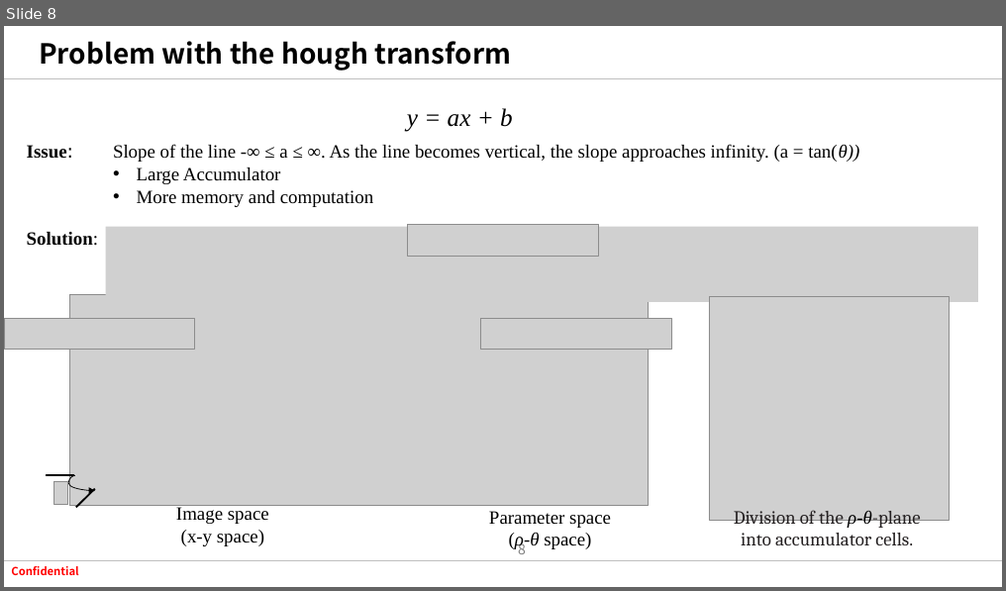
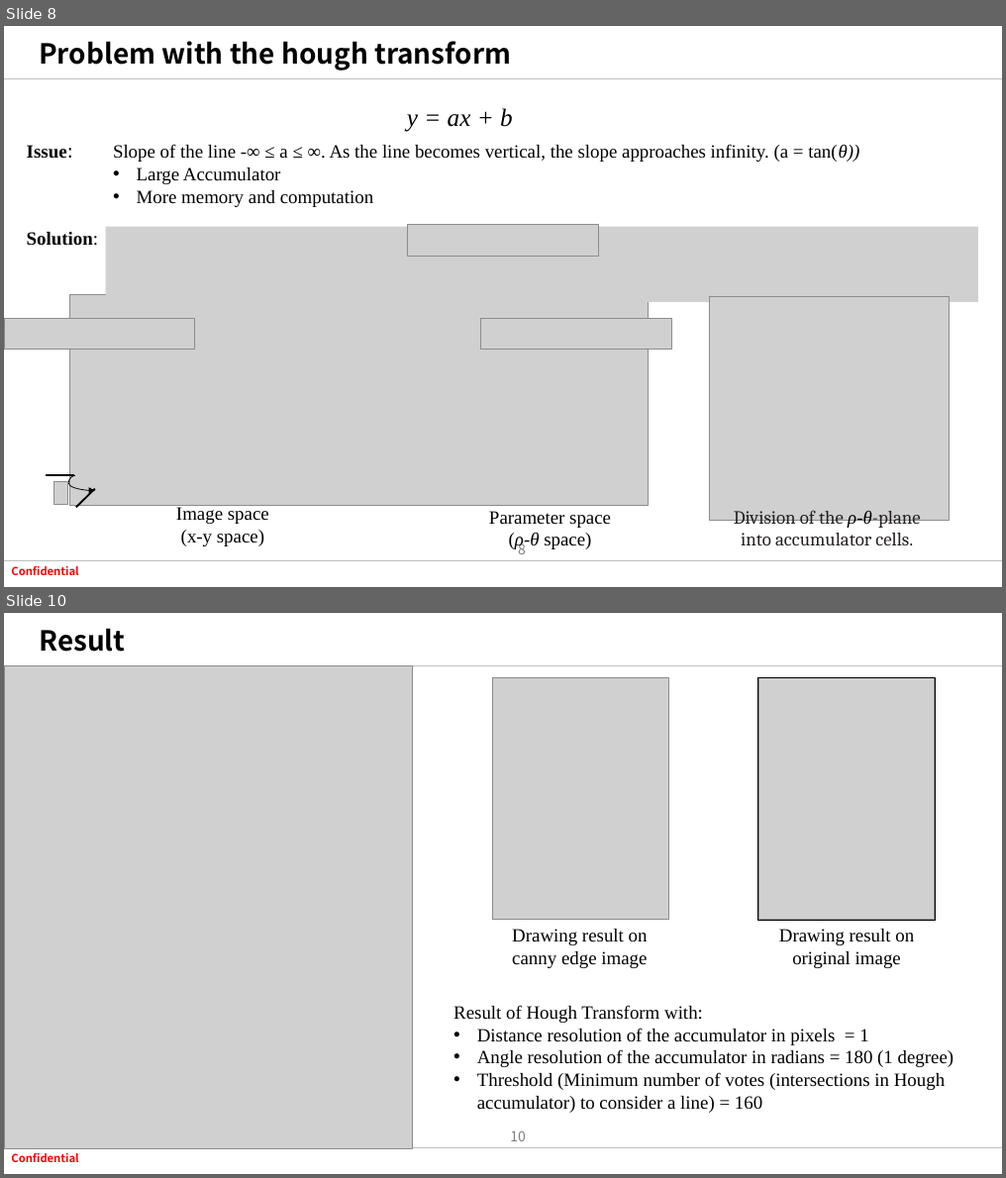
Before and after one commit to tuananh020400/FresherXavisTech, a slide deck: Document/SlideWeek6/HoughTransform.pptx. Shown one above the other, each under a label of ours: slide 8 before the commit, slides 8 and 10 after it; the slides between them are not shown. The pictures are 1006x591 and 1006x1178 pixels, drawn with LibreOffice and Linux fonts; fonts in the diff are those of the drawing; grey boxes stand for pictures; background and template pictures are left out. Boxes give left, top, right and bottom in pixels: in the first picture for what was removed or moved away, otherwise in the second. Text is boxed around its words. In the diff, an @@ line names an element or a change of style, - is before the commit and + after.

```diff
--- a/Document/SlideWeek6/HoughTransform.pptx
+++ b/Document/SlideWeek6/HoughTransform.pptx
@@ slide 10 added at <box>4,613,1002,1174</box>, background #FFFFFF; not listed: 4 template elements that a slide beside it also shows @@
@@ title added at <box>39,628,125,652</box>, 26.6 pt, text #000000, bold @@
+Result
@@ picture added at <box>4,666,413,1149</box> @@
@@ picture added at <box>492,677,668,920</box> @@
@@ rectangle added at <box>757,677,936,920</box>, outline #000000 0.75 pt @@
@@ picture added at <box>759,677,935,920</box> @@
@@ text added at <box>512,929,648,968</box>, 18 pt, text #000000 @@
+Drawing result on canny edge image
@@ text added at <box>779,929,914,968</box>, 18 pt, text #000000 @@
+Drawing result on original image
@@ text added at <box>453,1005,954,1113</box>, 18 pt, text #000000 @@
+Result of Hough Transform with:
+• Distance resolution of the accumulator in pixels = 1
+• Angle resolution of the accumulator in radians = 180 (1 degree)
+• Threshold (Minimum number of votes (intersections in Hough accumulator) to consider a line) = 160
```
Also in this commit, not shown: 2 slides changed, 2 other slides added, 2 slides removed, 12 other files.
